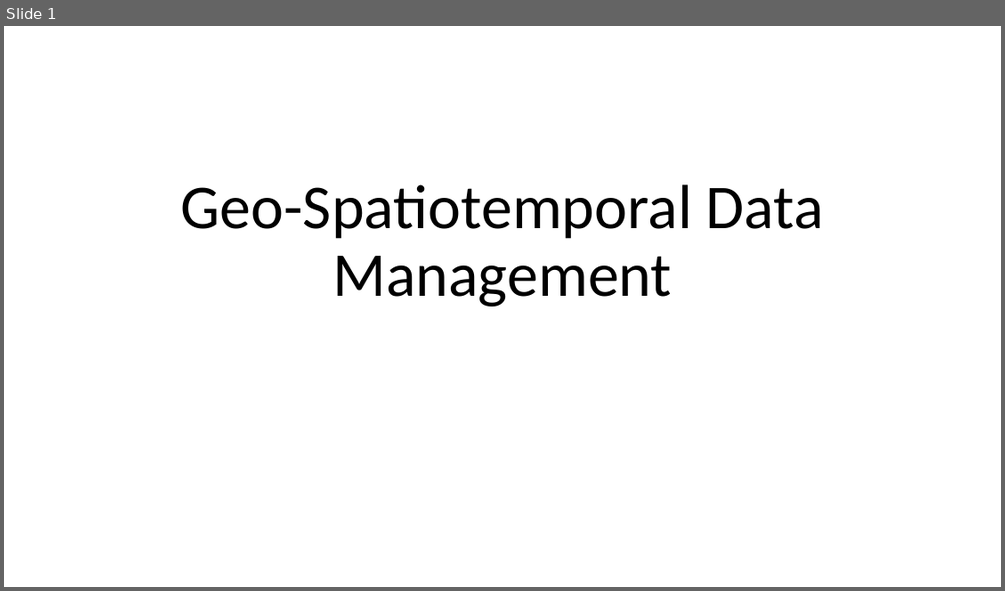
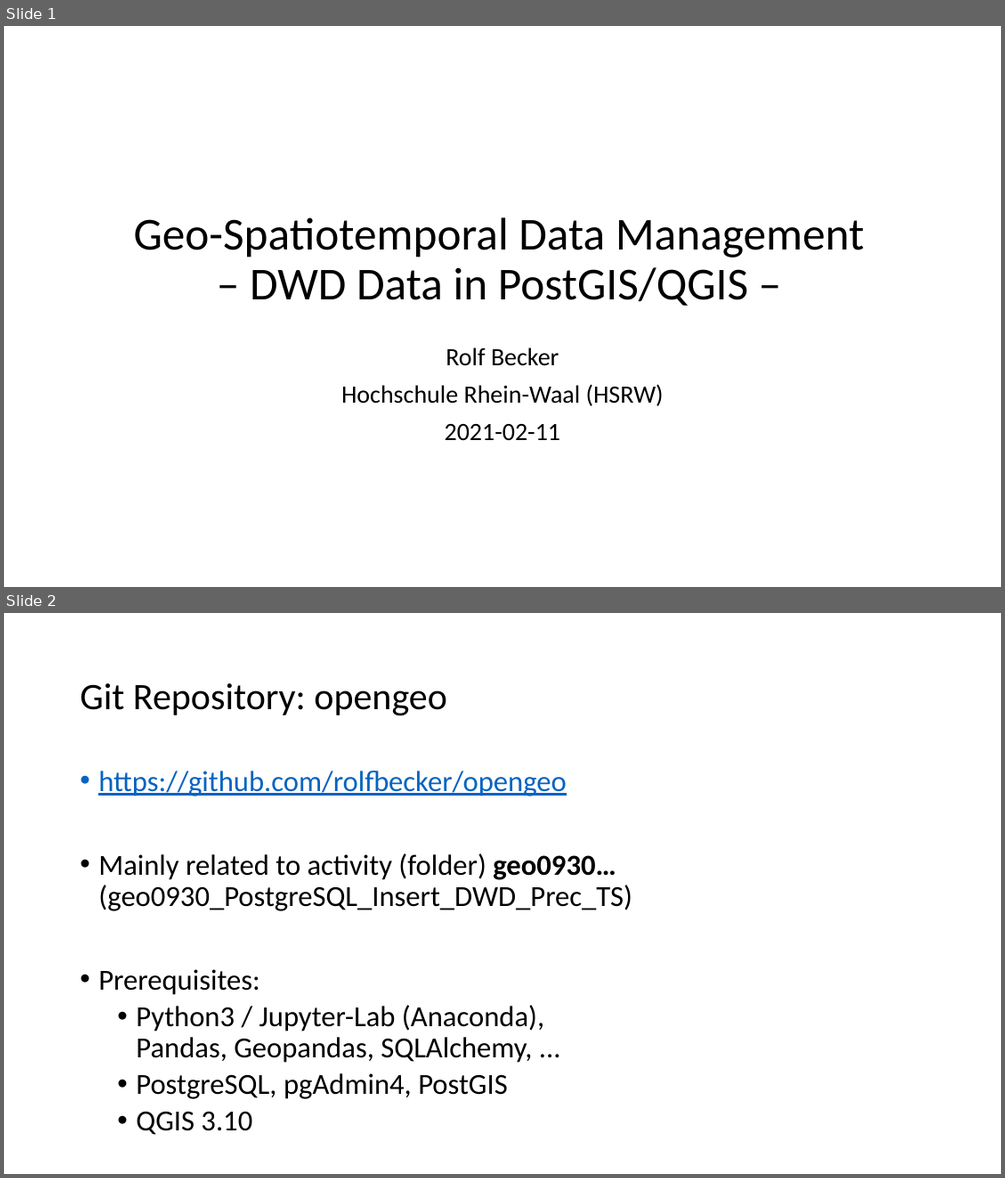
Before and after one commit to rolfbecker/opengeo, a slide deck: geo0940_PostGIS_QGIS_TM_DWD_Prec/PostGIS_QGIS_TimeManager.pptx. Shown one above the other, each under a label of ours: slide 1 before the commit, slides 1 and 2 after it. The pictures are 1005x591 and 1005x1178 pixels, drawn with LibreOffice and Linux fonts; fonts in the diff are those of the drawing. Boxes give left, top, right and bottom in pixels: in the first picture for what was removed or moved away, otherwise in the second. Text is boxed around its words. In the diff, an @@ line names an element or a change of style, - is before the commit and + after.

```diff
--- a/geo0940_PostGIS_QGIS_TM_DWD_Prec/PostGIS_QGIS_TimeManager.pptx
+++ b/geo0940_PostGIS_QGIS_TM_DWD_Prec/PostGIS_QGIS_TimeManager.pptx
@@ slide 2 added at [4,613,1001,1174], background #FFFFFF @@
@@ title added at [80,683,447,716], 36 pt, text #000000 @@
+Git Repository: opengeo
@@ text added at [98,771,632,1135], 28 pt, text #000000 @@
+• https://github.com/rolfbecker/opengeo
+• Mainly related to activity (folder) geo0930… (geo0930_PostgreSQL_Insert_DWD_Prec_TS)
+• Prerequisites:
+  • Python3 / Jupyter-Lab (Anaconda),
+    Pandas, Geopandas, SQLAlchemy, ...
+  • PostgreSQL, pgAdmin4, PostGIS
+  • QGIS 3.10
@@ slide 1 changed as well @@
@@ title at [134,217,864,305]: text changed; size 60 to 44 pt @@
-Geo-Spatiotemporal Data Management
+Geo-Spatiotemporal Data Management
+– DWD Data in PostGIS/QGIS –
@@ subtitle added at [341,347,663,440], 24 pt, text #000000 @@
+Rolf Becker
+Hochschule Rhein-Waal (HSRW)
+2021-02-11
```
Also in this commit, not shown: 3 other slides changed, 2 other slides added, 7 other files.
